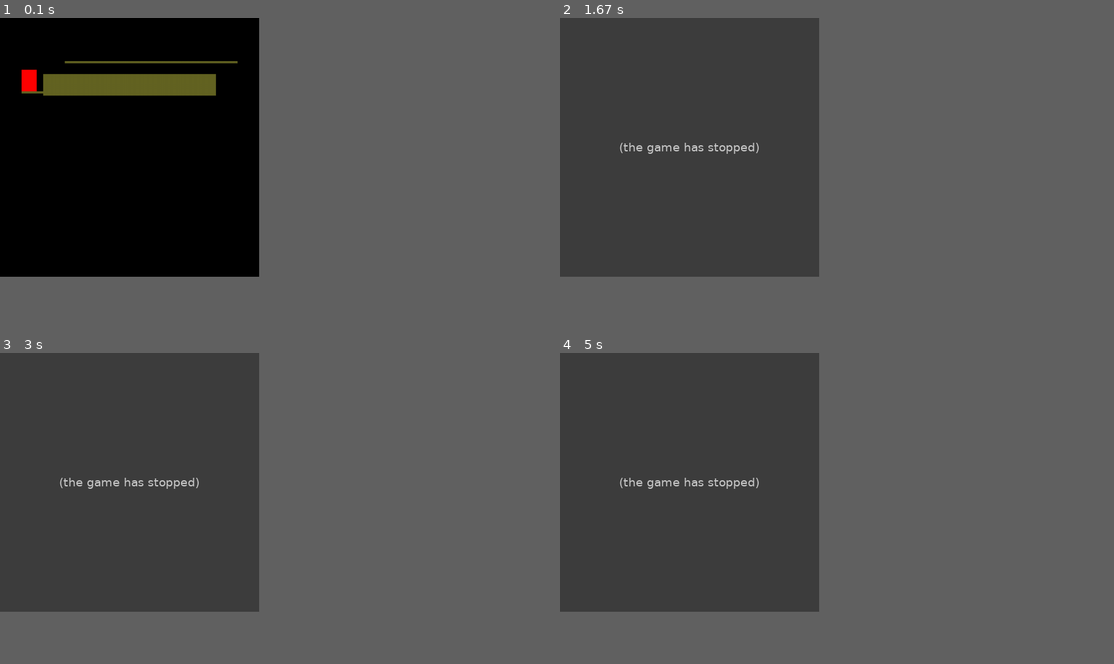
Above: before the commit, frames 1-4 (two rows, left to right).
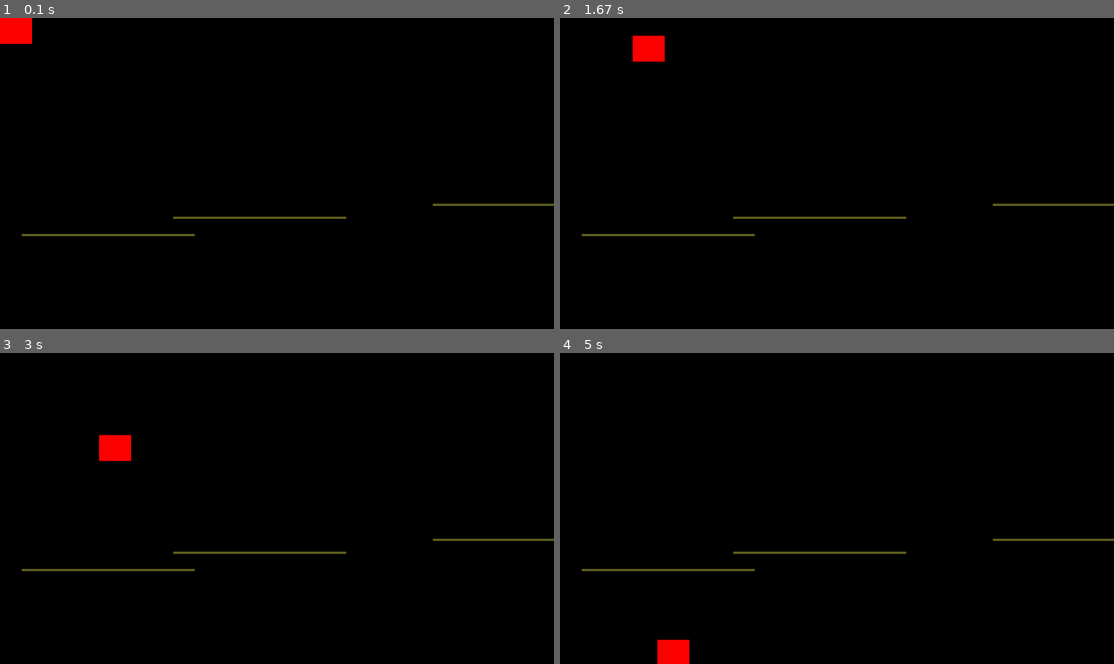
Above: after the commit, the same moments.

Repository: ovad4221/pygame_project
Game: pygame game, started from uroven_tren.py
Two runs of this game, one before a commit and one after it. Both use one fixed random seed, a clock stepped at 60 frames per second and the inputs below.
Inputs:
- Up to frame 1 (0.1 s): no input
- Up to frame 2 (1.67 s): hold Esc 0.33-0.8 s; hold D 0.33-0.8 s; hold N 0.83-1.3 s; hold D from 1.33 s (still down)
- Up to frame 3 (3 s): release D at 1.8 s; hold W 1.83-2.13 s; hold D 2.17-2.63 s; hold A from 2.67 s (still down)
- Up to frame 4 (5 s): release A at 3.2 s; hold S 3.23-3.53 s; hold A 3.57-3.97 s; hold W 4-4.37 s; hold D from 4.4 s (still down)
The window is 421x421 before the commit and 900x506 after it. Grey fills any space a smaller window leaves; there, only what the larger window draws over its background counts as a difference.

The runs differ from the first frame. In frame 1, 3.8% of the frame differs, in the area x 0-100%, y 0-71%; in frame 2, 39%; in frame 3, 39%; in frame 4, 40%, in the area x 0-100%, y 0-100%.
Before the commit the program exited at 0.37 s; later frames show no game.

Commit message:
Проработан выход из уровня, сделаны размеры по окну и примерная разметка на персоонажа.

Diff:
--- /dev/null
+++ b/constans.py
@@ -0,0 +1,6 @@
+from ctypes import windll
+
+
+WIDTH = windll.user32.GetSystemMetrics(0)
+HEIGHT = windll.user32.GetSystemMetrics(1)
+FPS = 500
--- a/oop_maybe.py
+++ b/oop_maybe.py
@@ -1,16 +1,17 @@
 import pygame
+from constans import WIDTH, HEIGHT
 
 
 class Person:
     def __init__(self, x, y):
-        self.rv = 100
-        self.lv = -100
-        self.width = 35
-        self.height = 50
+        self.rv = (1 / 6) * WIDTH
+        self.lv = -1 * self.rv
+        self.width = int(35 * (WIDTH / 600))
+        self.height = int(50 * (HEIGHT / 600))
         self.x = x
         self.y = y
         self.jump_v = 0
-        self.g = 55
+        self.g = int(55 * (HEIGHT / 600))
         self.on_log = True
         self.left_run = False
         self.right_ran = False
@@ -28,8 +29,8 @@
 
     def jump(self):
         if self.on_log:
-            self.jump_v = -75
-            self.y -= 3
+            self.jump_v = -75 * (HEIGHT / 600)
+            self.y -= 2 * (HEIGHT / 600)
             self.on_log = False
 
     def fly(self, time):
@@ -50,7 +51,7 @@
         self.color = color
 
     def log_in(self, pers):
-        if (0 <= self.y_u - pers.y - pers.height < 2 and
+        if (0 <= self.y_u - pers.y - pers.height < int(2 * (HEIGHT / 600)) and
                 (self.x_l < pers.x + pers.width and self.x_l + self.width > pers.x)):
             return True
         return False
--- a/uroven_tren.py
+++ b/uroven_tren.py
@@ -1,16 +1,16 @@
 import pygame
 from oop_maybe import Person, Log
+from constans import WIDTH, HEIGHT, FPS
 
 
 class Level:
     def __init__(self, pers_x, pers_y, logs=[], enemies=[]):
         pygame.init()
         pygame.display.set_caption('Level')
-        size = self.width, self.height = 600, 600
+        size = WIDTH, HEIGHT
         self.screen = pygame.display.set_mode(size)
         self.screen.fill((0, 0, 0))
         self.clock = pygame.time.Clock()
-        self.fps = 500
         self.running = True
         self.pers = Person(pers_x, pers_y)
         self.logs = logs
@@ -20,7 +20,7 @@
         while self.running:
             for event in pygame.event.get():
                 if event.type == pygame.QUIT:
-                    self.running = False
+                    self.stop_run()
                 if event.type == pygame.KEYDOWN:
                     # d down
                     if event.key == 100:
@@ -33,10 +33,10 @@
                         self.pers.jump()
                     # s down
                     if event.key == 115:
-                        self.pers.g += 100
+                        self.pers.g += 100 * int(HEIGHT / 600)
+                    # esc - остановка уровня
                     if event.key == 27:
                         self.stop_run()
-                        # esc - остановка уровня
                     self.clock.tick()
                 if event.type == pygame.KEYUP:
                     # d up
@@ -47,7 +47,7 @@
                         self.pers.left_run = False
                     # s up
                     if event.key == 115:
-                        self.pers.g -= 100
+                        self.pers.g -= 100 * int(HEIGHT / 600)
             for i in self.logs:
                 if i.log_in(self.pers):
                     self.pers.on_log = True
@@ -64,7 +64,8 @@
                     self.pers.left_log = self.pers.right_log = False
                 if i.log_knock(self.pers) == 'u':
                     self.pers.jump_v = 0
-            time = self.clock.tick(self.fps)
+            self.screen.fill((0, 0, 0))
+            time = self.clock.tick(FPS)
             self.pers.run(time)
             self.pers.fly(time)
             self.pers.draw(self.screen)
@@ -73,12 +74,40 @@
             for i in self.enemies:
                 i.draw(self.screen)
             pygame.display.flip()
-            self.screen.fill((0, 0, 0))
         pygame.quit()
 
     def stop_run(self):
-        self.running = False
+        font1 = pygame.font.Font(None, 50 * int(HEIGHT * WIDTH / (1366 * 768)))
+        font2 = pygame.font.Font(None, 30 * int(HEIGHT * WIDTH / (1366 * 768)))
+        text1 = font1.render('Are you sure? To quit push "y", else push "n".', True,
+                             (255, 35, 35))
+        text2 = font2.render('If you come out, you will lose oll progress on the level', True,
+                             (255, 35, 35))
+        w1 = text1.get_width()
+        w2 = text2.get_width()
+        h1 = text1.get_height()
+        h2 = text2.get_height()
+        check_screen = pygame.Surface((max(w1, w2), h1 + h2))
+        check_screen.fill((0, 0, 0))
+        check_screen.blit(text1, (max(w1, w2) - w1, 0))
+        check_screen.blit(text2, (max(w1, w2) - w2, h1))
+        self.screen.blit(check_screen, (WIDTH // 2 - max(w1, w2) // 2, HEIGHT // 2 - (h1 + h2) // 2))
+        pygame.display.flip()
+        to_run = True
+        error_stop = False
+        while to_run:
+            event = pygame.event.wait()
+            if event.type == pygame.KEYDOWN:
+                # y
+                if event.key == 121:
+                    to_run = False
+                # n
+                elif event.key == 110:
+                    to_run = False
+                    error_stop = True
+        if not error_stop:
+            self.running = False
 
 
-x = Level(50, 120, [Log((50, 170, 400, 5)), Log((100, 130, 400, 50)), Log((150, 100, 400, 5))])
+x = Level(0, 0, [Log((50, 500, 400, 5)), Log((400, 460, 400, 5)), Log((1000, 430, 300, 5))])
 x.run()
